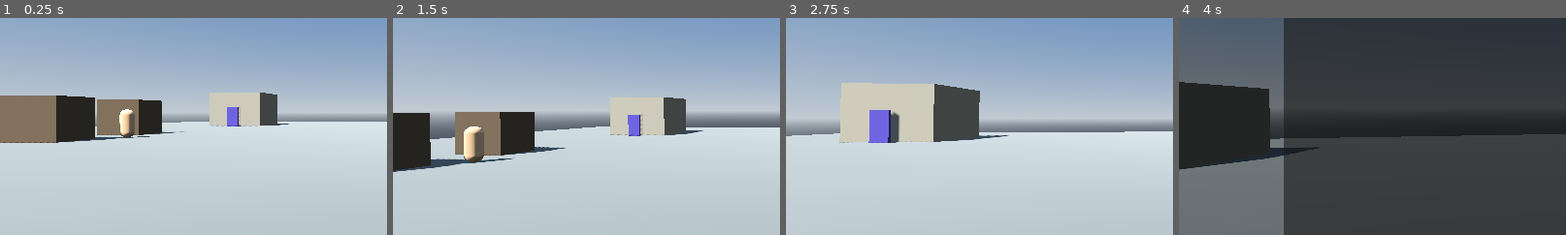
Above: before the commit, frames 1-4 (left to right).
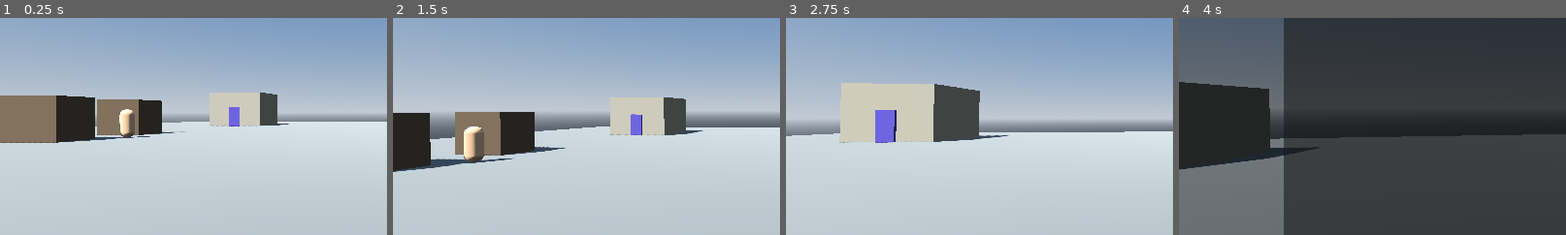
Above: after the commit, the same moments.

Repository: gatorpazz/open-world-game
Game: Godot game, scene res://scenes/world/lastdoor.tscn
Same seed, same stepped clock (60 frames per second), same inputs: the game is played once before the commit and once after it. This scene is started directly instead of the project's main scene.
Inputs (mouse positions are % of the whole screen's width and height, from its top left):
- Up to frame 1 (0.25 s): no input
- Up to frame 2 (1.5 s): tap Enter at 0.5 s; move the mouse to (55, 50) at 0.52 s; press the mouse at (55, 50) at 0.53 s; hold W (move_forward) from 0.53 s (still down); tap Space (jump) at 0.77 s; move the mouse to (45, 50) at 1.27 s; release the mouse at (45, 50) at 1.28 s; right-click (45, 50) at 1.35 s
- Up to frame 3 (2.75 s): keep holding W (move_forward); tap Space (jump) at 1.52 s; move the mouse to (52, 48) at 2.02 s; hold R (cycle_spell) from 2.03 s (still down)
- Up to frame 4 (4 s): keep holding W (move_forward); move the mouse to (49, 52) at 2.77 s; release R (cycle_spell) at 2.78 s; tap E (interact) at 2.85 s; click (49, 52) at 2.92 s; tap Space (jump) at 3.02, 3.77 s; move the mouse to (57, 51) at 3.52 s; hold J (journal) from 3.53 s (still down)
The pictures show only the part of the screen within x 0-50%, y 28-78%; the shares and areas given below are measured in that part.

The runs differ from the first frame. In frame 1, 0.1% of the frame differs, in the area x 58-63%, y 41-50%; in frame 2, 0.2%; in frame 3, 0.6%, in the area x 21-30%, y 42-58%; in frame 4, nothing differs.

Commit message:
world+content: gear enters the slice; shrine door meets its wall
Playthrough fixes: the shrine door floated half a meter off its
facade; the slice had no obtainable weapon — the old-roof cache now
holds salvage (rusty claymore, leather cuirass, ore) and the warden
join issues a blade from the post's rack. A weapons/armor shop waits
for Phase 2 barter as planned.

Co-Authored-By: Claude Fable 5 <noreply@anthropic.com>

Diff:
--- a/data/dialogue/take_the_cord.tres
+++ b/data/dialogue/take_the_cord.tres
@@ -1,7 +1,14 @@
-[gd_resource type="Resource" script_class="DialogueTopicDef" load_steps=7 format=3]
+[gd_resource type="Resource" script_class="DialogueTopicDef" load_steps=10 format=3]
 
 [ext_resource type="Script" path="res://scripts/resources/dialogue_topic_def.gd" id="1"]
 [ext_resource type="Script" path="res://scripts/resources/dialogue_response.gd" id="2"]
+[ext_resource type="Script" path="res://scripts/resources/item_stack.gd" id="3"]
+[ext_resource type="Resource" path="res://data/items/iron_sword.tres" id="4"]
+
+[sub_resource type="Resource" id="give_sword"]
+script = ExtResource("3")
+item = ExtResource("4")
+count = 1
 
 [sub_resource type="Resource" id="resp_torrum_worn"]
 script = ExtResource("2")
@@ -14,16 +21,18 @@
 npc_id = &"torrum"
 requires_journal = Array[StringName]([&"stood_for_the_tallies"])
 blocked_by_journal = Array[StringName]([&"joined_the_wardens"])
-text = "Then it is entered: you serve, by standing. The post takes you — gate watches to start, the tables when you can read them, and the square's counsel when it matters. Counted and kept, warden."
+text = "Then it is entered: you serve, by standing. The post takes you — gate watches to start, the tables when you can read them, and the square's counsel when it matters. Draw a blade from the rack; the post arms its own. Counted and kept, warden."
 journal_entry = &"joined_the_wardens"
+give_items = Array[ExtResource("3")]([SubResource("give_sword")])
 
 [sub_resource type="Resource" id="resp_torrum_join_makegood"]
 script = ExtResource("2")
 npc_id = &"torrum"
 requires_journal = Array[StringName]([&"refused_the_square", &"the_moth_test"])
 blocked_by_journal = Array[StringName]([&"joined_the_wardens"])
-text = "You came back to it the small way — cage first. Good. That is how doctrine walks. Entered: you serve. The square will keep."
+text = "You came back to it the small way — cage first. Good. That is how doctrine walks. Entered: you serve. Draw a blade from the rack; the post arms its own. The square will keep."
 journal_entry = &"joined_the_wardens"
+give_items = Array[ExtResource("3")]([SubResource("give_sword")])
 
 [sub_resource type="Resource" id="resp_torrum_not_yet"]
 script = ExtResource("2")
--- a/scenes/world/lastdoor.tscn
+++ b/scenes/world/lastdoor.tscn
@@ -260,6 +260,6 @@
 spawn_point = &"from_exterior"
 
 [node name="DoorToShrine" parent="." instance=ExtResource("2_door")]
-transform = Transform3D(1, 0, 0, 0, 1, 0, 0, 0, 1, -14, 0, -15)
+transform = Transform3D(1, 0, 0, 0, 1, 0, 0, 0, 1, -14, 0, -15.4)
 target_scene = "res://scenes/world/gate_shrine.tscn"
 spawn_point = &"from_exterior"
--- a/scenes/world/scar_route.tscn
+++ b/scenes/world/scar_route.tscn
@@ -1,10 +1,16 @@
-[gd_scene load_steps=17 format=3]
+[gd_scene load_steps=24 format=3]
 
 [ext_resource type="PackedScene" path="res://scenes/world/transition_door.tscn" id="1_door"]
 [ext_resource type="PackedScene" path="res://scenes/world/journal_trigger.tscn" id="2_trigger"]
 [ext_resource type="PackedScene" path="res://scenes/creatures/creature.tscn" id="3_creature"]
 [ext_resource type="Resource" path="res://data/creatures/scar_hound.tres" id="4_scar_hound"]
 [ext_resource type="Resource" path="res://data/creatures/vault_rat.tres" id="5_vault_rat"]
+[ext_resource type="PackedScene" path="res://scenes/world/world_container.tscn" id="6_container"]
+[ext_resource type="Script" path="res://scripts/resources/inventory.gd" id="7_inventory"]
+[ext_resource type="Script" path="res://scripts/resources/item_stack.gd" id="8_item_stack"]
+[ext_resource type="Resource" path="res://data/items/rusty_claymore.tres" id="9_claymore"]
+[ext_resource type="Resource" path="res://data/items/leather_cuirass.tres" id="10_cuirass"]
+[ext_resource type="Resource" path="res://data/items/sack_of_ore.tres" id="11_ore"]
 
 [sub_resource type="ProceduralSkyMaterial" id="sky_mat"]
 sky_top_color = Color(0.4, 0.42, 0.48, 1)
@@ -54,6 +60,27 @@
 material = SubResource("mat_old_roof")
 size = Vector3(6, 0.8, 6)
 
+[sub_resource type="Resource" id="stack_claymore"]
+script = ExtResource("8_item_stack")
+item = ExtResource("9_claymore")
+count = 1
+
+[sub_resource type="Resource" id="stack_cuirass"]
+script = ExtResource("8_item_stack")
+item = ExtResource("10_cuirass")
+count = 1
+
+[sub_resource type="Resource" id="stack_ore"]
+script = ExtResource("8_item_stack")
+item = ExtResource("11_ore")
+count = 1
+
+[sub_resource type="Resource" id="salvage_inventory"]
+resource_local_to_scene = true
+script = ExtResource("7_inventory")
+stacks = Array[ExtResource("8_item_stack")]([SubResource("stack_claymore"), SubResource("stack_cuirass"), SubResource("stack_ore")])
+gold = 0
+
 [node name="ScarRoute" type="Node3D"]
 
 [node name="WorldEnvironment" type="WorldEnvironment" parent="."]
@@ -140,6 +167,11 @@
 [node name="OldRoof" type="MeshInstance3D" parent="RoofedCache"]
 transform = Transform3D(1, 0, 0, 0, 1, 0, 0, 0, 1, 14, 3.2, -4)
 mesh = SubResource("mesh_old_roof")
+
+[node name="SalvageCache" parent="RoofedCache" instance=ExtResource("6_container")]
+transform = Transform3D(1, 0, 0, 0, 1, 0, 0, 0, 1, 14, 0, -4)
+display_name = "Old-Roof Cache"
+inventory = SubResource("salvage_inventory")
 
 [node name="CacheTrigger" parent="RoofedCache" instance=ExtResource("2_trigger")]
 transform = Transform3D(1, 0, 0, 0, 1, 0, 0, 0, 1, 14, 0, -4)
